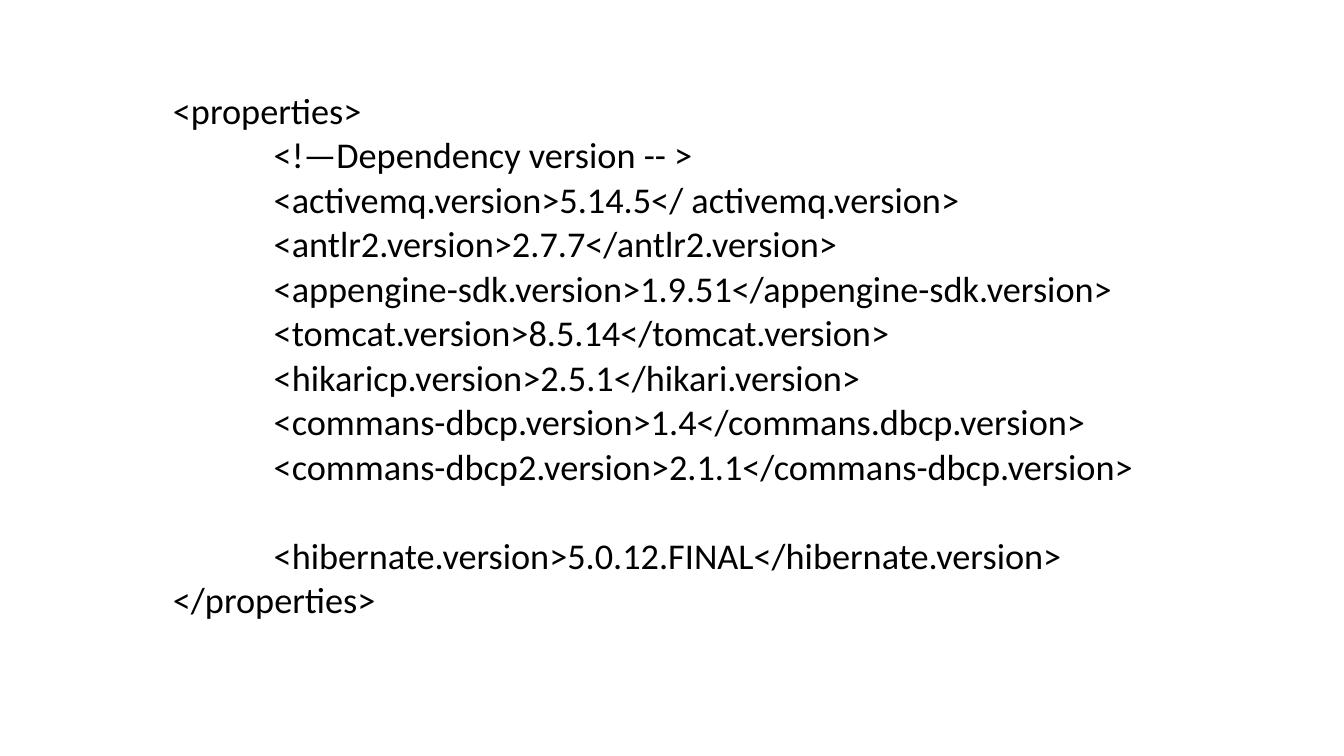
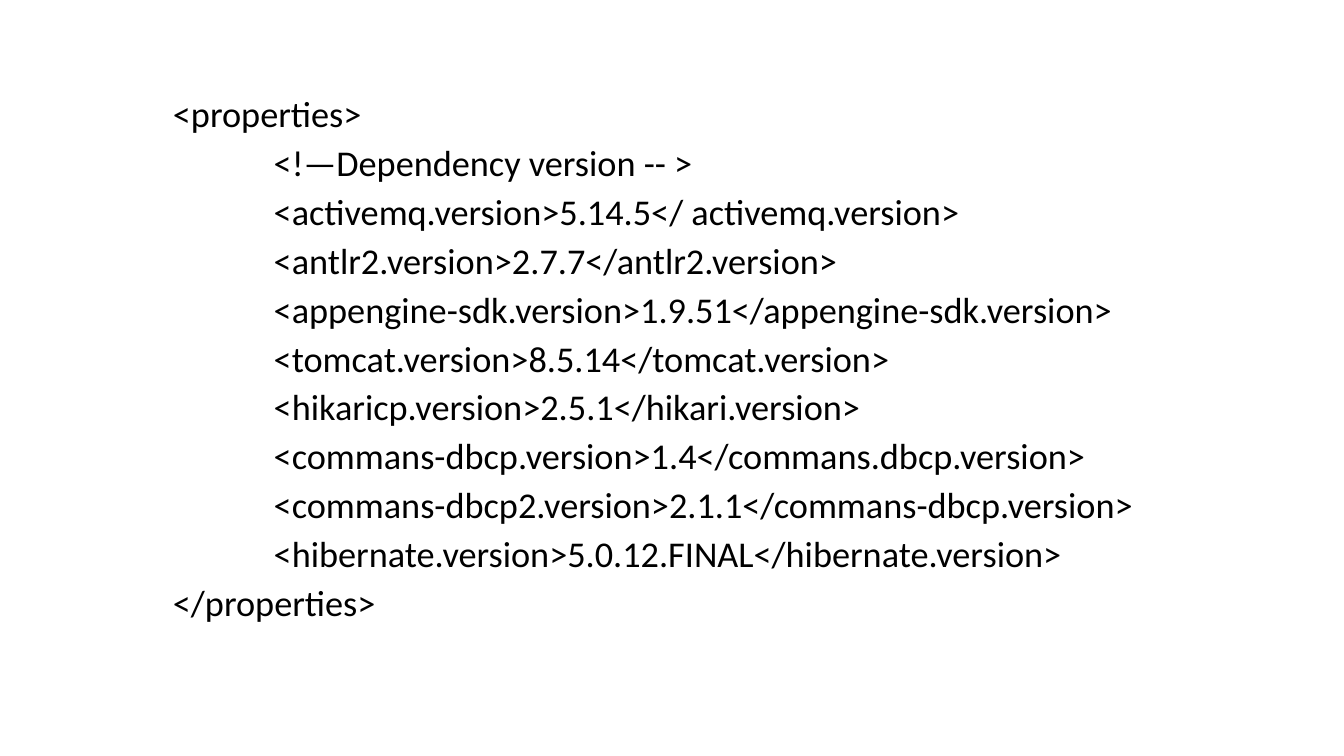
Before and after one commit to richardsforu/Emblem-boot, a slide deck: slide 11 of Books and PPTS/Spring Boot PPT.pptx. Drawn at 1344x756 pixels with LibreOffice and Linux fonts; fonts in the diff are those of the drawing. Boxes give left, top, right and bottom in pixels: in the first picture for what was removed or moved away, otherwise in the second. Text is boxed around its words. In the diff, an @@ line names an element or a change of style, - is before the commit and + after.

```diff
--- a/Books and PPTS/Spring Boot PPT.pptx
+++ b/Books and PPTS/Spring Boot PPT.pptx
@@ text "<properties>" at (173,102,1133,622): line spacing 0.7 to 0.8 @@
```
Also in this commit, not shown: 4 other slides changed, 17 other files.
